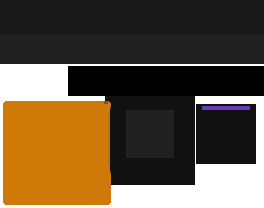
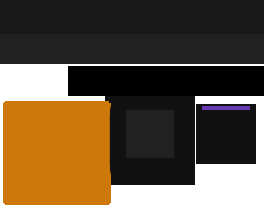
Before/after of a 264px x 208px layered artwork. What changed in the layer stack:
painted on "Background" over [3,100,112,205]
